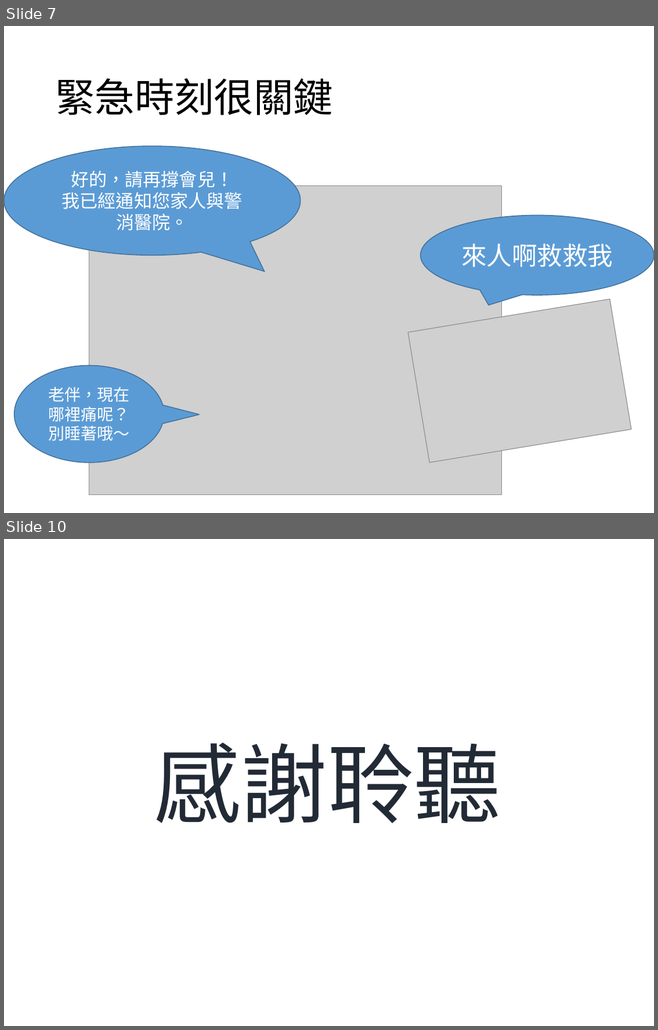
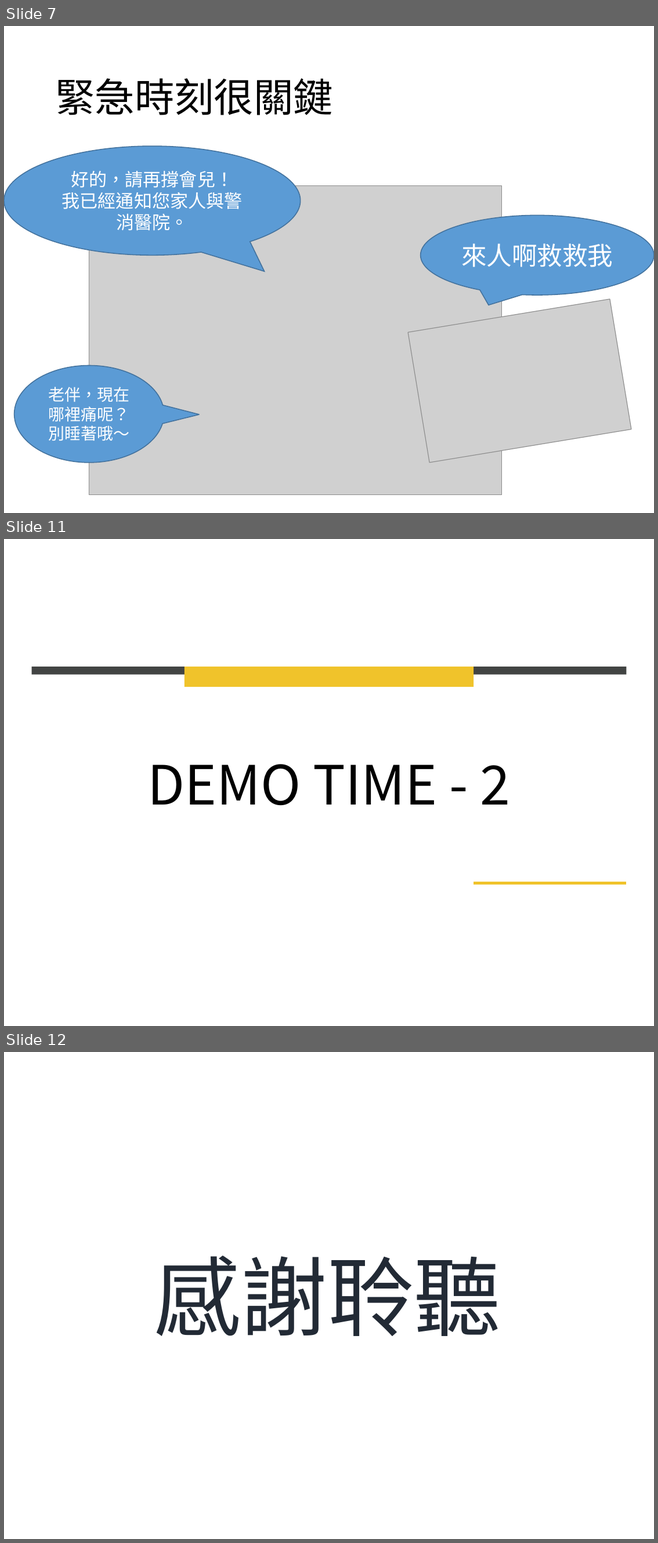
Before and after one commit to sulaxd/chiayi_thinker, a slide deck: 析客_發表簡報.pptx. Shown one above the other, each under a label of ours: slides 7 and 10 before the commit, slides 7, 11 and 12 after it; the slides between them are not shown. The pictures are 658x1030 and 658x1543 pixels, drawn with LibreOffice and Linux fonts; fonts in the diff are those of the drawing; grey boxes stand for pictures. Boxes give left, top, right and bottom in pixels: in the first picture for what was removed or moved away, otherwise in the second. Text is boxed around its words. In the diff, an @@ line names an element or a change of style, - is before the commit and + after.

```diff
--- a/析客_發表簡報.pptx
+++ b/析客_發表簡報.pptx
@@ slide 11 added at [4, 539, 654, 1026], background #FFFFFF @@
@@ rectangle added at [32, 667, 626, 675], fill #424443 @@
@@ rectangle added at [184, 667, 474, 687], fill #F0C32B @@
@@ text added at [147, 764, 510, 806], 60 pt, text #000000 @@
+DEMO TIME - 2
@@ line added from (473, 884) to (626, 884), #F0C32B 3 pt @@
@@ what was slide 10 is now slide 12 @@
```
Also in this commit, not shown: 2 slides changed, 1 other slide added.
